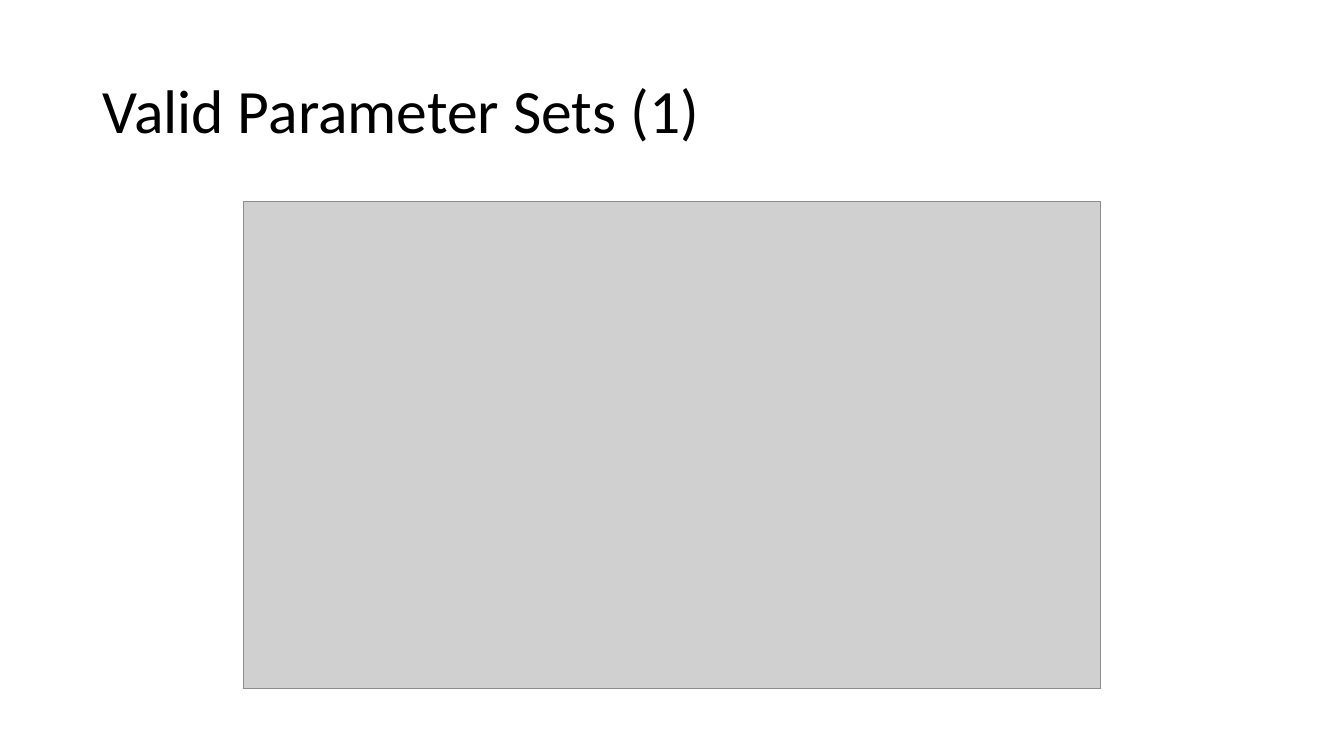
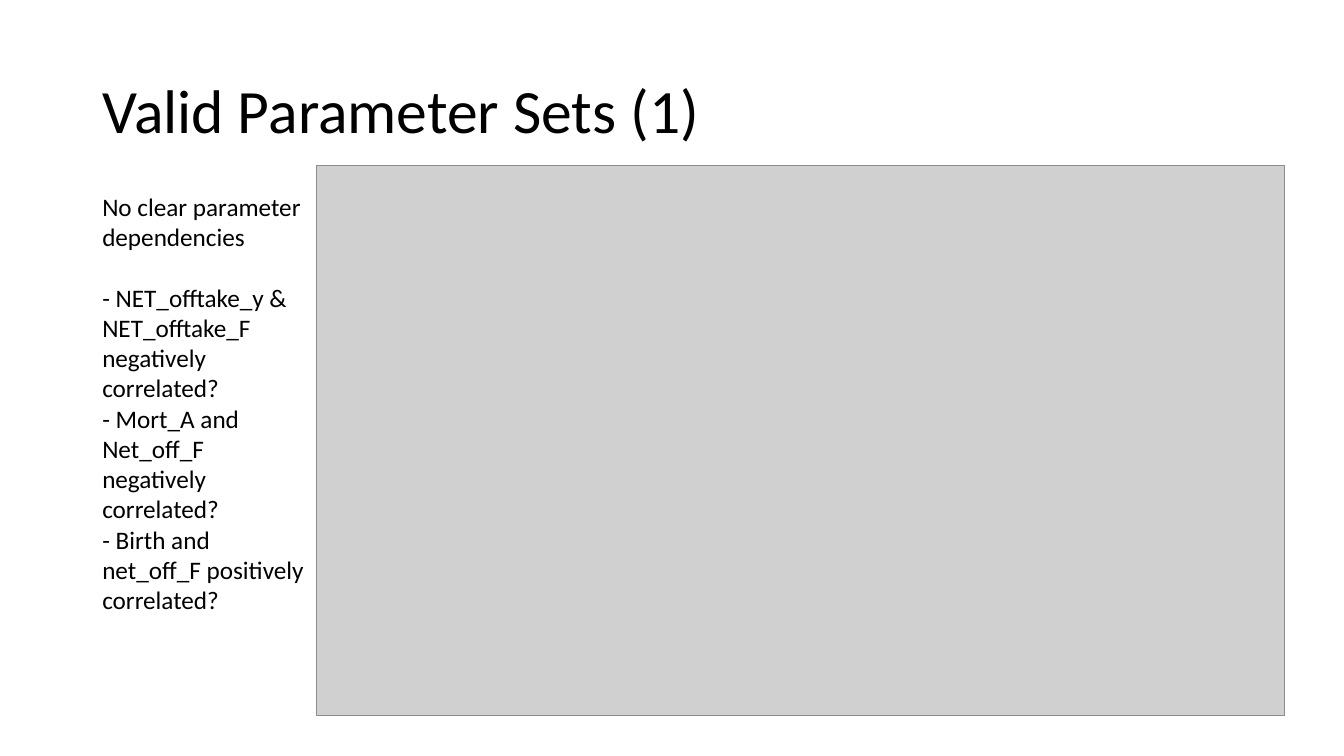
Before and after one commit to BethSavagar/demographic_model_1, a slide deck: slide 12 of presentations/profile-validation/lesnoff.pptx (slide 11 before the commit). Drawn at 1344x756 pixels with LibreOffice and Linux fonts; fonts in the diff are those of the drawing; grey boxes stand for pictures. Boxes give left, top, right and bottom in pixels: in the first picture for what was removed or moved away, otherwise in the second. Text is boxed around its words. In the diff, an @@ line names an element or a change of style, - is before the commit and + after.

Commit message:
tidying lesnoff data validation

```diff
--- a/presentations/profile-validation/lesnoff.pptx
+++ b/presentations/profile-validation/lesnoff.pptx
@@ picture: place and size @@
-picture at (244,202,1101,689)
+picture at (317,165,1285,716)
@@ text added at (102,198,304,609), 18 pt, text #000000 @@
+No clear parameter dependencies
+- NET_offtake_y & NET_offtake_F negatively correlated?
+- Mort_A and Net_off_F negatively correlated?
+- Birth and net_off_F positively correlated?
```
Also in this commit, not shown: 11 other slides changed, 3 slides added, 4 other files.
